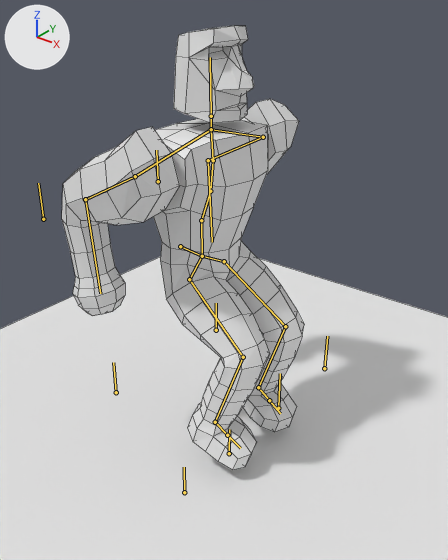
Before and after pictures for a commit that changed the Blender file Models/Tiki.blend.
The view is the same before and after, from a 50 mm lens placed at (9.85, -11.4, 11.46), pointed at (1.09, -0.45, 4.67). Every picture has the same lights, and +X, +Y and +Z are marked at upper left. The bones that bend it are drawn over the model as lines. Mesh edges are drawn as thin lines.

Names of what the first picture shows: 'Plane', 'head', 'torso'.
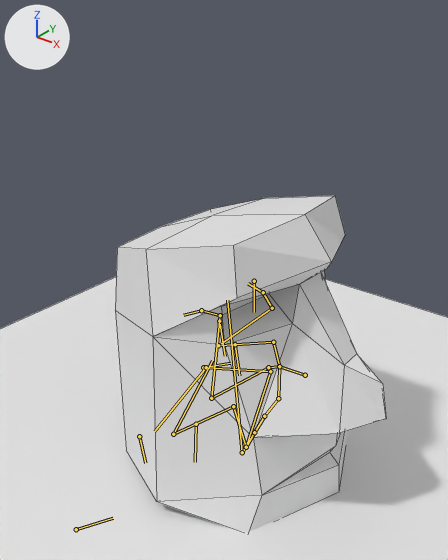
The newer file adds an action. The first version stands in its rest pose; the second is drawn at frame 20 of the action 'Down special'.

Pixel boxes (x1, y1, x2, y2) of what changed, in the pictures (448 x 560 px):
'head', posed (236% wider, 244% taller): before (174, 26, 254, 123); after (115, 196, 386, 532)
'torso', posed (not visible afterwards): before (62, 99, 304, 470)
bone 'Bone.001', root to tip: before (324, 368) to (327, 336); after (235, 344) to (239, 375)
bone 'Bone.006', root to tip: before (278, 408) to (280, 373); after (139, 436) to (145, 463)
bone 'Bone.024', root to tip: before (158, 181) to (156, 150); after (203, 367) to (230, 363)
bone 'Bone.025', root to tip: before (43, 219) to (38, 183); after (196, 424) to (195, 462)
bone 'Bone.026', root to tip: before (216, 330) to (216, 303); after (76, 529) to (113, 518)
bone 'Bone.027', root to tip: before (116, 392) to (113, 362); after (254, 281) to (254, 312)
bone 'Bone.029', root to tip: before (184, 492) to (184, 467); after (219, 321) to (225, 356)
bone 'Bone.030', root to tip: before (180, 246) to (202, 256); after (305, 375) to (279, 366)
bone 'Bone.010', root to tip: before (202, 256) to (224, 261); after (279, 366) to (273, 342)
bone 'Bone.014', root to tip: before (269, 400) to (280, 413); after (263, 292) to (248, 283)
bone 'Bone', root to tip: before (202, 256) to (201, 220); after (279, 366) to (278, 398)
bone 'Bone.007', root to tip: before (211, 129) to (263, 137); after (246, 447) to (270, 371)
bone 'Bone.015', root to tip: before (211, 116) to (210, 57); after (242, 452) to (227, 300)
bone 'Bone.016', root to tip: before (211, 129) to (135, 176); after (246, 447) to (233, 406)
bone 'Bone.019', root to tip: before (202, 256) to (189, 279); after (279, 366) to (268, 367)
bone 'Bone.022', root to tip: before (215, 422) to (227, 435); after (220, 315) to (201, 310)
bone 'Bone.023', root to tip: before (227, 435) to (240, 448); after (201, 310) to (183, 315)

The edits, one by one:
Bone 'Bone.001' (bone_bone_001) moves from (0.0, 0.0, 0.0) to (-2.74, -0.15, -0.35).
Bone 'Bone.001' (bone_bone_001) turns from (0, 0, 0) to (0, 30, -169) degrees about its own x, y and z.
Bone 'Bone.006' (bone_bone_006) moves from (0.0, 0.0, 0.0) to (-5.17, -3.65, 0.12).
Bone 'Bone.006' (bone_bone_006) turns from (0, 0, 0) to (0, -38, -169) degrees about its own x, y and z.
Bone 'Bone.024' (bone_bone_024) moves from (0.0, 0.0, 0.0) to (3.35, -4.66, -1.83).
Bone 'Bone.024' (bone_bone_024) turns from (0, 0, 0) to (99, 18, -9) degrees about its own x, y and z.
Bone 'Bone.025' (bone_bone_025) moves from (0.0, 0.0, 0.0) to (4.61, -4.98, 0.74).
Bone 'Bone.025' (bone_bone_025) turns from (0, 0, 0) to (-51, -55, -112) degrees about its own x, y and z.
Bone 'Bone.025' (bone_bone_025) is rescaled from (1.0, 1.0, 1.0) to (0.79, 0.94, 0.96).
Bone 'Bone.026' (bone_bone_026) moves from (0.0, 0.0, 0.0) to (1.44, -1.82, -7.21).
Bone 'Bone.026' (bone_bone_026) turns from (0, 0, 0) to (99, 18, -9) degrees about its own x, y and z.
Bone 'Bone.027' (bone_bone_027) moves from (0.0, 0.0, 0.0) to (0.64, 1.53, 5.56).
Bone 'Bone.027' (bone_bone_027) turns from (0, 0, 0) to (-51, -55, -112) degrees about its own x, y and z.
Bone 'Bone.027' (bone_bone_027) is rescaled from (1.0, 1.0, 1.0) to (0.79, 0.94, 0.96).
Bone 'Bone.028' (bone_bone_028) moves from (0.0, 0.0, 0.0) to (5.75, 10.3, 0.08).
Bone 'Bone.028' (bone_bone_028) turns from (0, 0, 0) to (0, 30, -169) degrees about its own x, y and z.
Bone 'Bone.029' (bone_bone_029) moves from (0.0, 0.0, 0.0) to (1.02, 6.12, 0.43).
Bone 'Bone.029' (bone_bone_029) turns from (0, 0, 0) to (0, -38, -169) degrees about its own x, y and z.
Bone 'Bone.030' (bone_bone_030) moves from (0.0, 0.0, 0.0) to (-1.98, 4.32, -0.01).
Bone 'Bone.030' (bone_bone_030) turns from (0, 0, 0) to (0, 1, 169) degrees about its own x, y and z.
Bone 'Bone.010' (bone_bone_010) turns from (0, 0, 0) to (-3, -13, 27) degrees about its own x, y and z.
Bone 'Bone.014' (bone_bone_014) turns from (0, 0, 0) to (2, 6, 35) degrees about its own x, y and z.
Bone 'Bone' (bone_bone) turns from (0, 0, 0) to (0, 0, -9) degrees about its own x, y and z.
Bone 'Bone.007' (bone_bone_007) turns from (0, 0, 0) to (42, 57, -79) degrees about its own x, y and z.
Bone 'Bone.015' (bone_bone_015) turns from (0, 0, 0) to (0, 0, -146) degrees about its own x, y and z.
Bone 'Bone.015' (bone_bone_015) is rescaled from (1.0, 1.0, 1.0) to (3.74, 3.74, 3.74).
Bone 'Bone.016' (bone_bone_016) turns from (0, 0, 0) to (-17, 44, 91) degrees about its own x, y and z.
Bone 'Bone.019' (bone_bone_019) turns from (0, 0, 0) to (21, -10, -21) degrees about its own x, y and z.
Bone 'Bone.022' (bone_bone_022) turns from (0, 0, 0) to (-41, -19, 10) degrees about its own x, y and z.
Bone 'Bone.023' (bone_bone_023) turns from (0, 0, 0) to (0, 0, 31) degrees about its own x, y and z.
